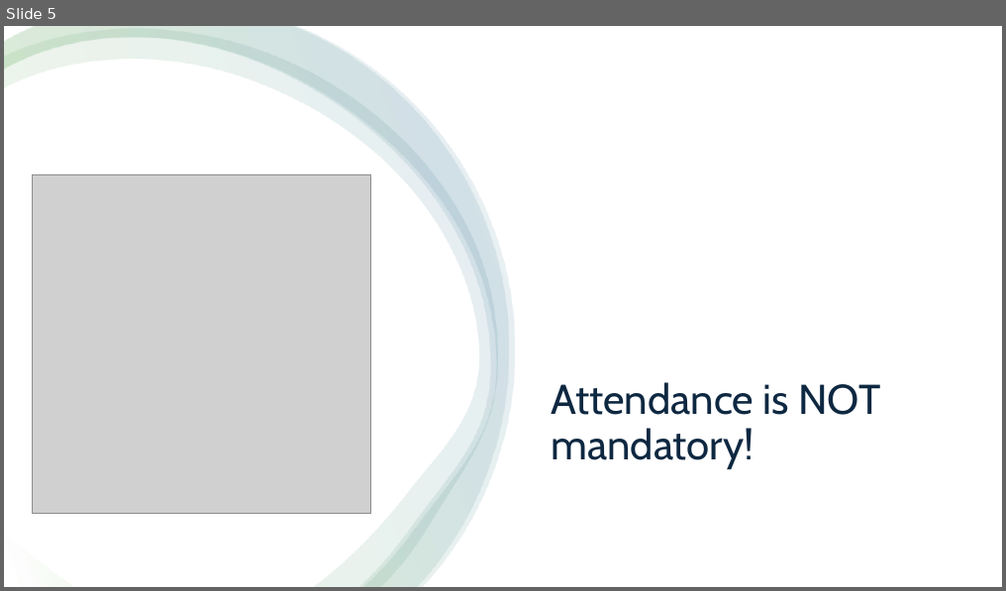
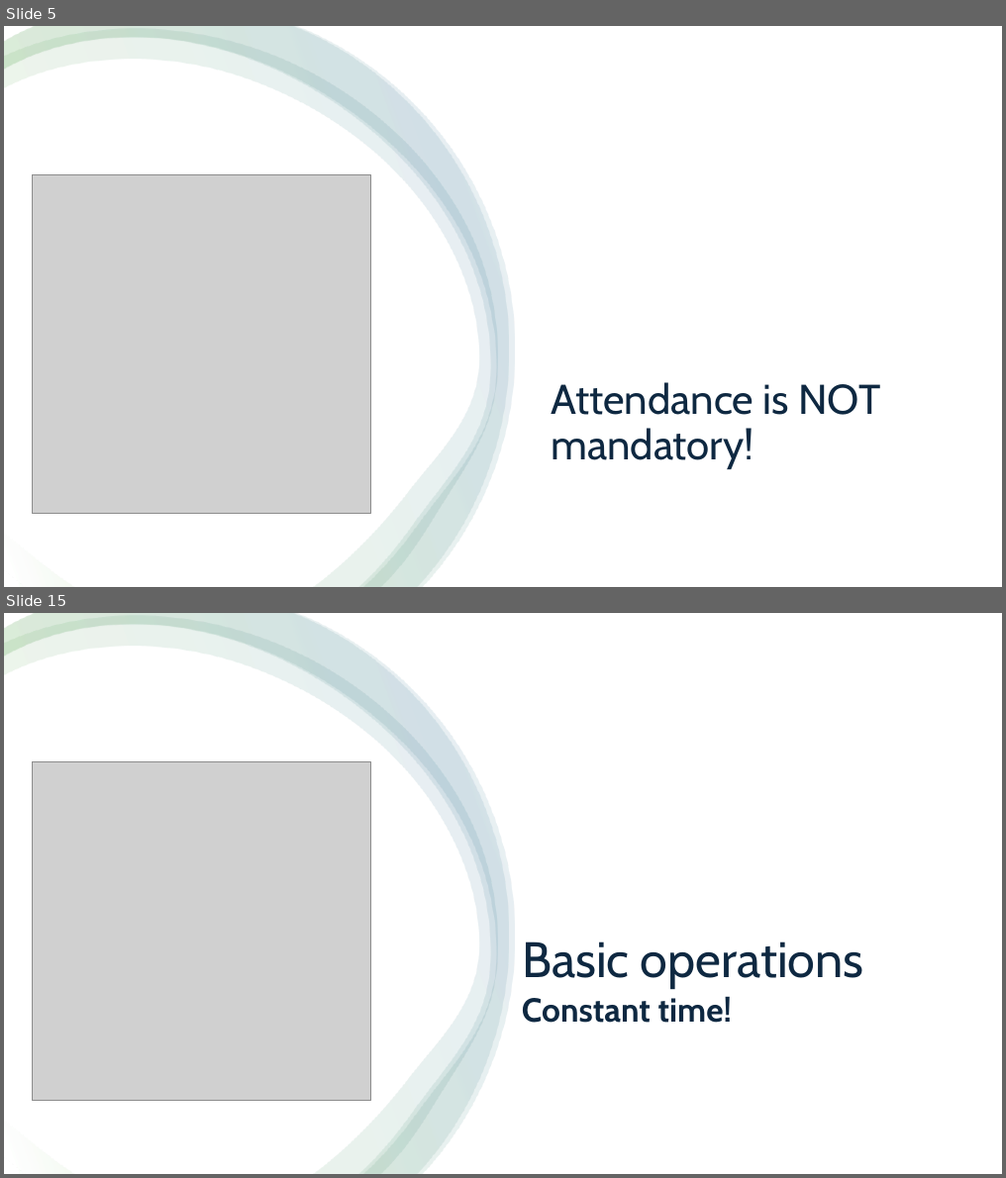
Before and after one commit to RobertNagy299/dsa-i-teaching, a slide deck: MyOwnPresentations/Data Structures and Algorithms I.pptx. Shown one above the other, each under a label of ours: slide 5 before the commit, slides 5 and 15 after it; the slides between them are not shown. The pictures are 1006x591 and 1006x1178 pixels, drawn with LibreOffice and Linux fonts; fonts in the diff are those of the drawing; grey boxes stand for pictures. Boxes give left, top, right and bottom in pixels: in the first picture for what was removed or moved away, otherwise in the second. Text is boxed around its words. In the diff, an @@ line names an element or a change of style, - is before the commit and + after.

```diff
--- a/MyOwnPresentations/Data Structures and Algorithms I.pptx
+++ b/MyOwnPresentations/Data Structures and Algorithms I.pptx
@@ slide 15 added at bbox=[4, 613, 1002, 1174], background #FFFFFF @@
@@ rectangle added at bbox=[4, 613, 1002, 1174], fill #FFFFFF @@
@@ freeform shape added at bbox=[4, 616, 497, 1174], fill gradient #FFFFFF to #4EA72E to #156082 @@
@@ freeform shape added at bbox=[4, 613, 509, 1174], fill gradient #FFFFFF to #4EA72E to #156082 @@
@@ freeform shape added at bbox=[4, 613, 515, 1173], fill gradient #FFFFFF to #4EA72E to #156082 @@
@@ picture added at bbox=[32, 761, 371, 1101] @@
@@ title added at bbox=[522, 942, 863, 988], 48 pt, text #0E2841 @@
+Basic operations
@@ text added at bbox=[522, 996, 732, 1023], 32 pt, text #0E2841, bold @@
+Constant time!
```
Also in this commit, not shown: 1 slide changed, 44 other slides added.
